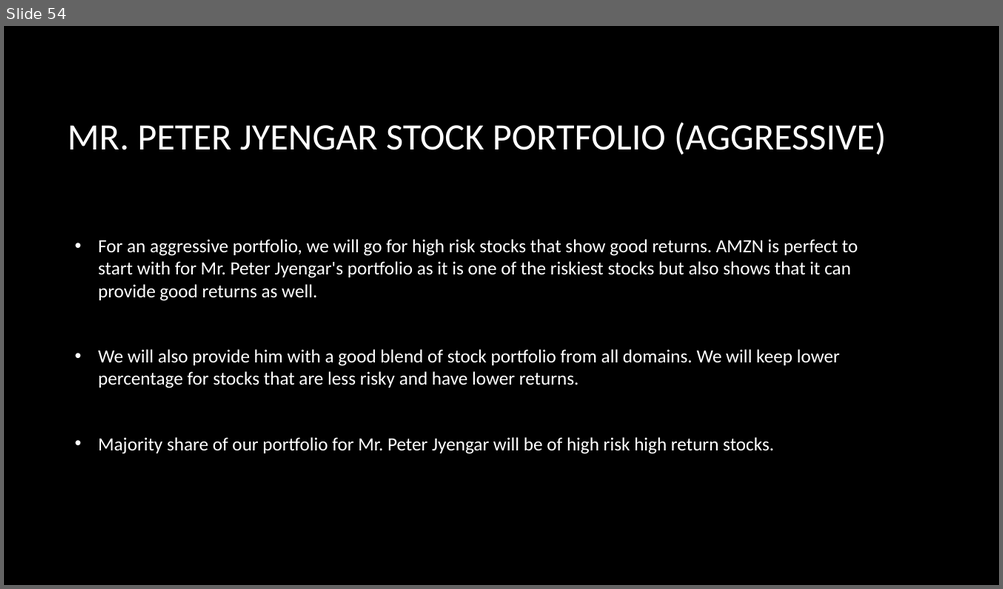
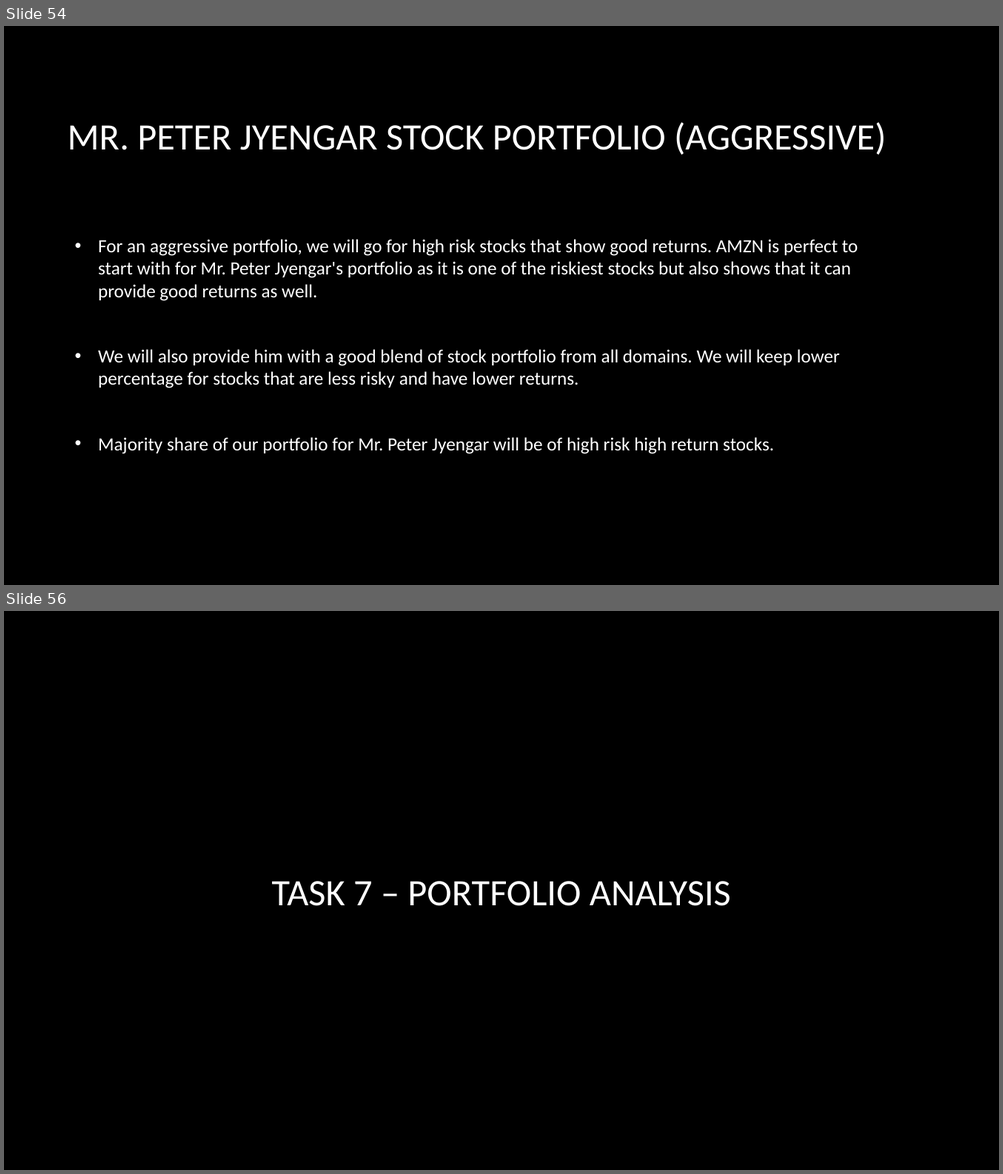
Before and after one commit to jacobsimonareickal/finance-and-risk-analytics, a slide deck: Presentation/Finance and Risk Analytics (Jacob).pptx. Shown one above the other, each under a label of ours: slide 54 before the commit, slides 54 and 56 after it; the slides between them are not shown. The pictures are 1003x589 and 1003x1174 pixels, drawn with LibreOffice and Linux fonts; fonts in the diff are those of the drawing; background and template pictures are left out. Boxes give left, top, right and bottom in pixels: in the first picture for what was removed or moved away, otherwise in the second. Text is boxed around its words. In the diff, an @@ line names an element or a change of style, - is before the commit and + after.

```diff
--- a/Presentation/Finance and Risk Analytics (Jacob).pptx
+++ b/Presentation/Finance and Risk Analytics (Jacob).pptx
@@ slide 56 added at bbox=[4, 611, 999, 1170], background picture (left out) @@
@@ title added at bbox=[272, 881, 731, 906], 36 pt, text #FFFFFF @@
+TASK 7 – PORTFOLIO ANALYSIS
```
Also in this commit, not shown: 2 slides changed, 1 other file.
